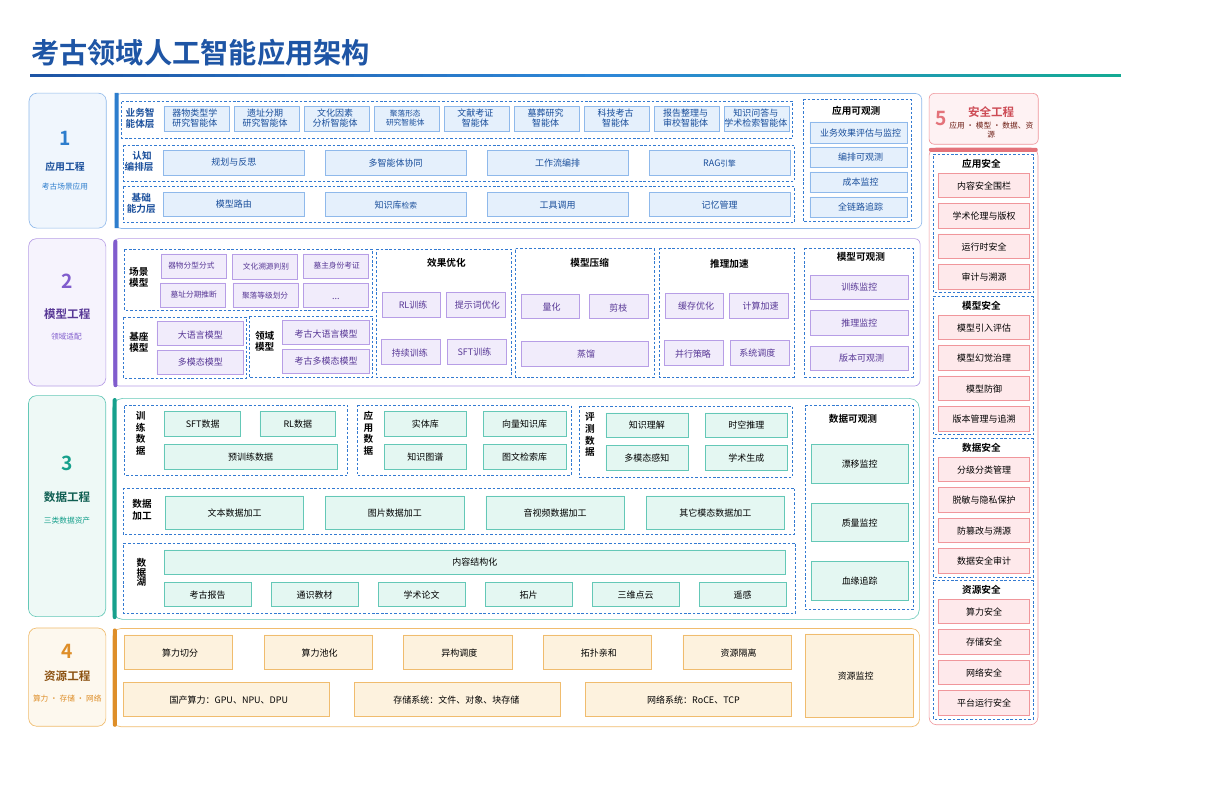
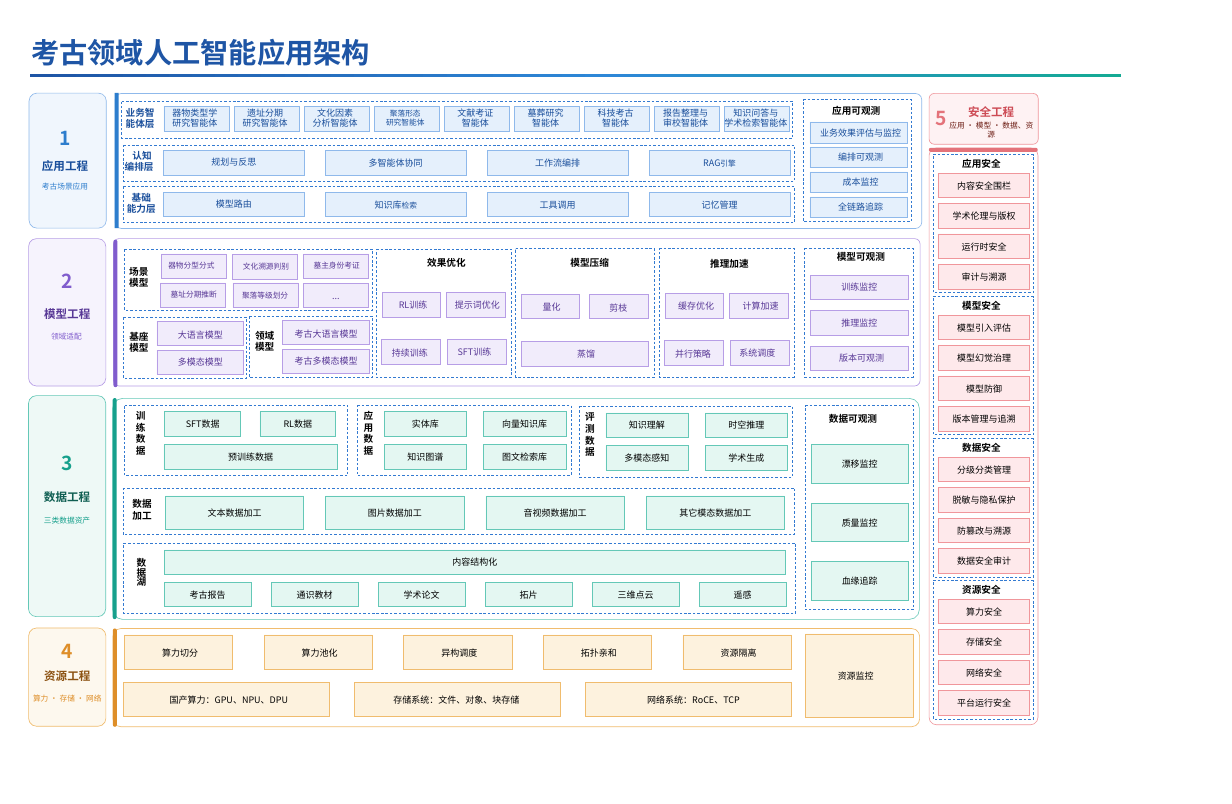
Before and after one commit to qilichao1106/AI_Architecture, a slide deck: slide 2 of 考古领域AI架构.pptx. Drawn at 1232x804 pixels with LibreOffice and Linux fonts; fonts in the diff are those of the drawing. Boxes give left, top, right and bottom in pixels: in the first picture for what was removed or moved away, otherwise in the second. Text is boxed around its words. In the diff, an @@ line names an element or a change of style, - is before the commit and + after.

```diff
--- a/考古领域AI架构.pptx
+++ b/考古领域AI架构.pptx
@@ text "应用工程" at box(42, 160, 88, 171): size 15.4 to 18 pt @@
```
Also in this commit, not shown: 1 other slide changed, 1 other file.
